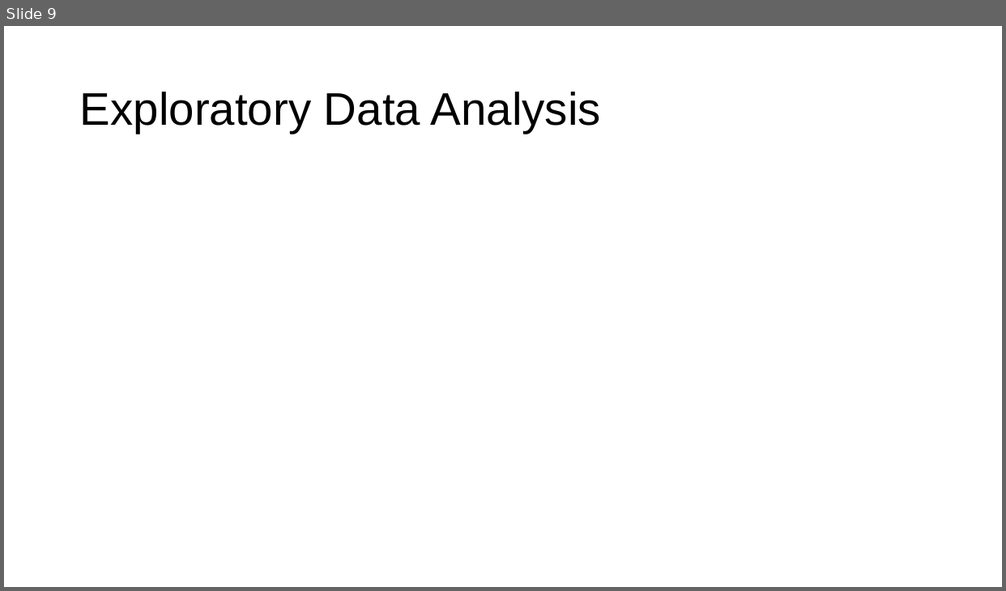
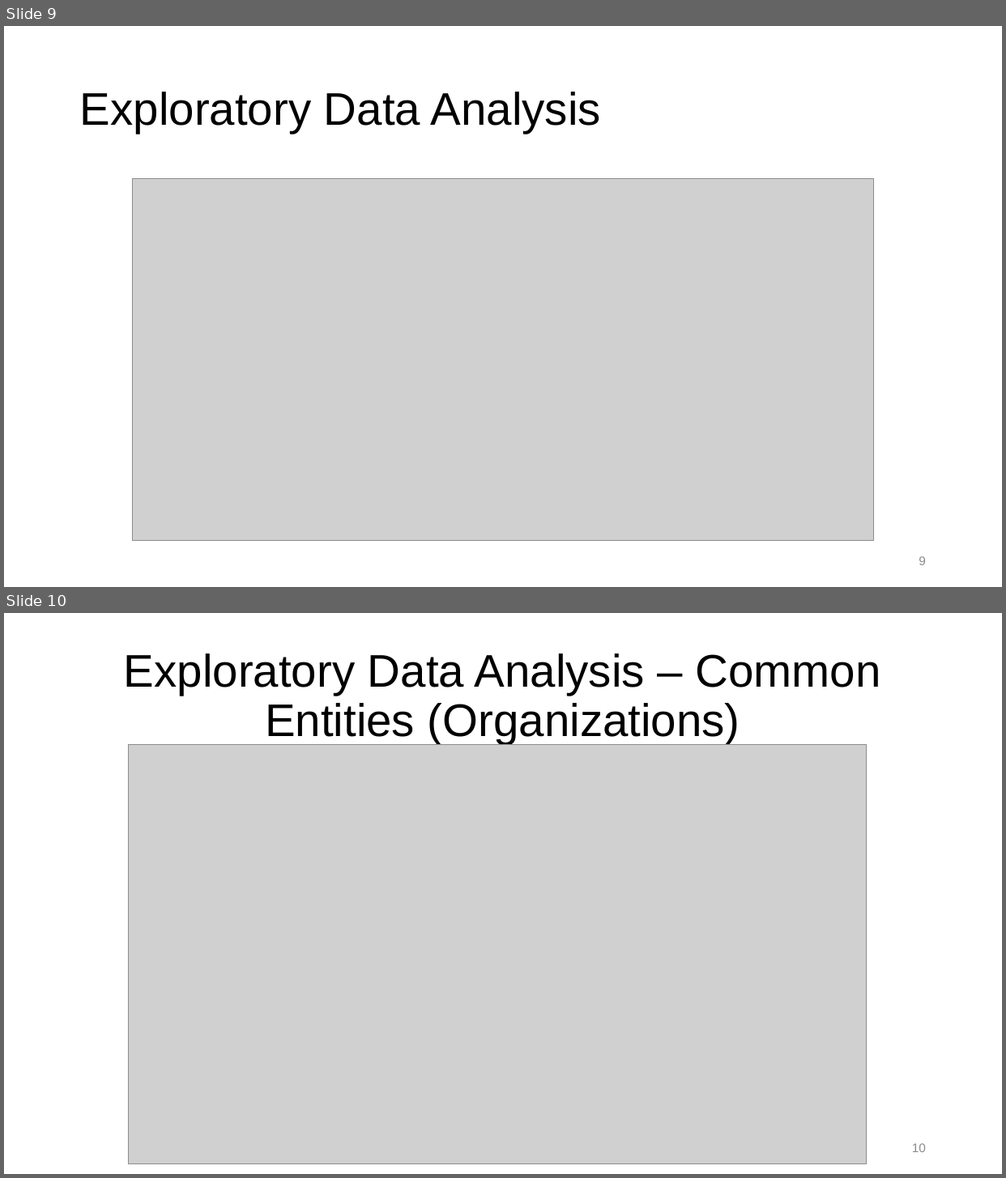
Before and after one commit to tomhalloin/berkshire, a slide deck: Buffett_Topic_Analysis.pptx. Shown one above the other, each under a label of ours: slide 9 before the commit, slides 9 and 10 after it. The pictures are 1006x591 and 1006x1178 pixels, drawn with LibreOffice and Linux fonts; fonts in the diff are those of the drawing; grey boxes stand for pictures. Boxes give left, top, right and bottom in pixels: in the first picture for what was removed or moved away, otherwise in the second. Text is boxed around its words. In the diff, an @@ line names an element or a change of style, - is before the commit and + after.

```diff
--- a/Buffett_Topic_Analysis.pptx
+++ b/Buffett_Topic_Analysis.pptx
@@ slide 10 added at <box>4,613,1002,1174</box>, background #FFFFFF @@
@@ title added at <box>124,653,881,745</box>, 44 pt, text #000000 @@
+Exploratory Data Analysis – Common Entities (Organizations)
@@ picture added at <box>128,745,867,1164</box> @@
@@ page number added at <box>912,1144,926,1152</box>, 12 pt, text #8C8C8C @@
+10
@@ slide 9 changed as well @@
@@ picture added at <box>133,179,874,540</box> @@
@@ page number added at <box>918,557,926,565</box>, 12 pt, text #8C8C8C @@
+9
```
Also in this commit, not shown: 13 other slides changed, 4 other slides added, 1 slide removed.
